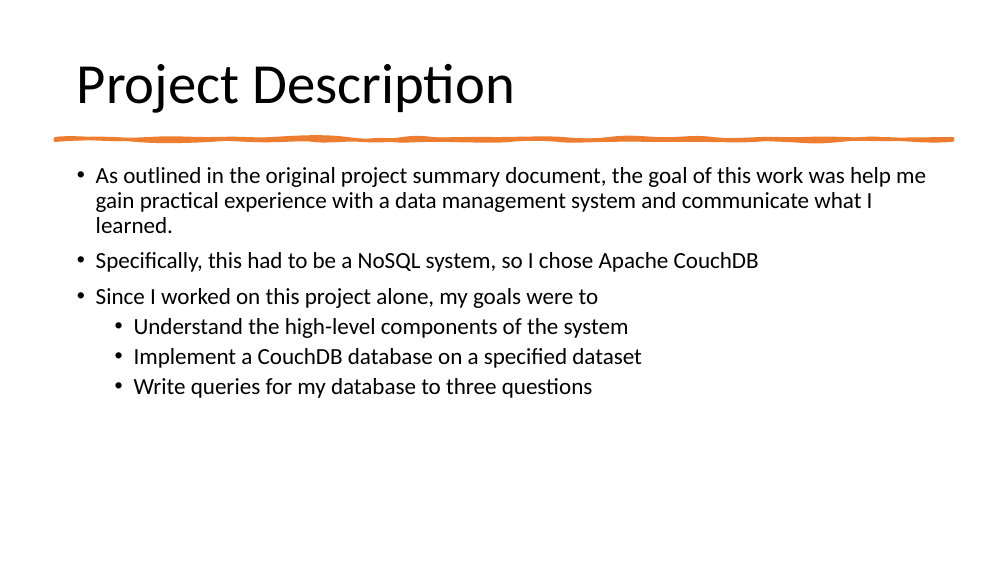
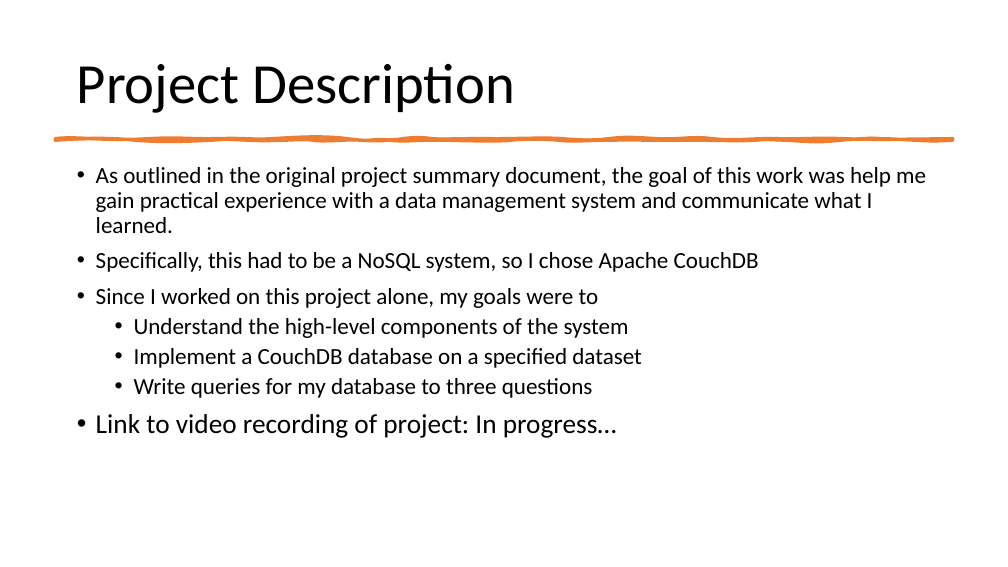
Before and after one commit to ZachBowyer/UWData514SystemInvestigation, a slide deck: slide 2 of Presentation.pptx. Drawn at 1008x567 pixels with LibreOffice and Linux fonts; fonts in the diff are those of the drawing. Boxes give left, top, right and bottom in pixels: in the first picture for what was removed or moved away, otherwise in the second. Text is boxed around its words. In the diff, an @@ line names an element or a change of style, - is before the commit and + after.

Commit message:
Update presentation

```diff
--- a/Presentation.pptx
+++ b/Presentation.pptx
@@ text at [96, 414, 617, 438]: paragraph added @@
+• Link to video recording of project: In progress…
```
Also in this commit, not shown: 1 slide added.
